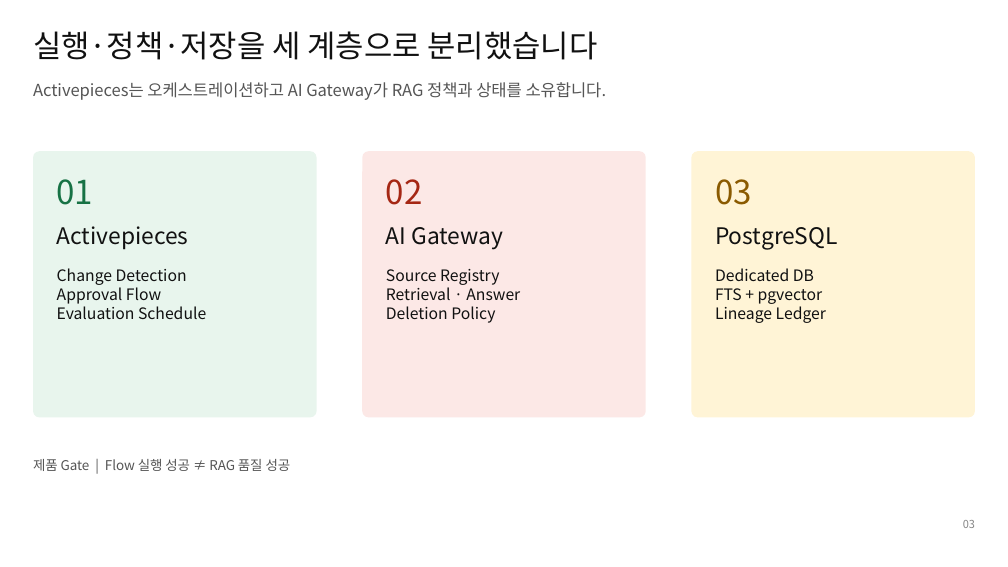
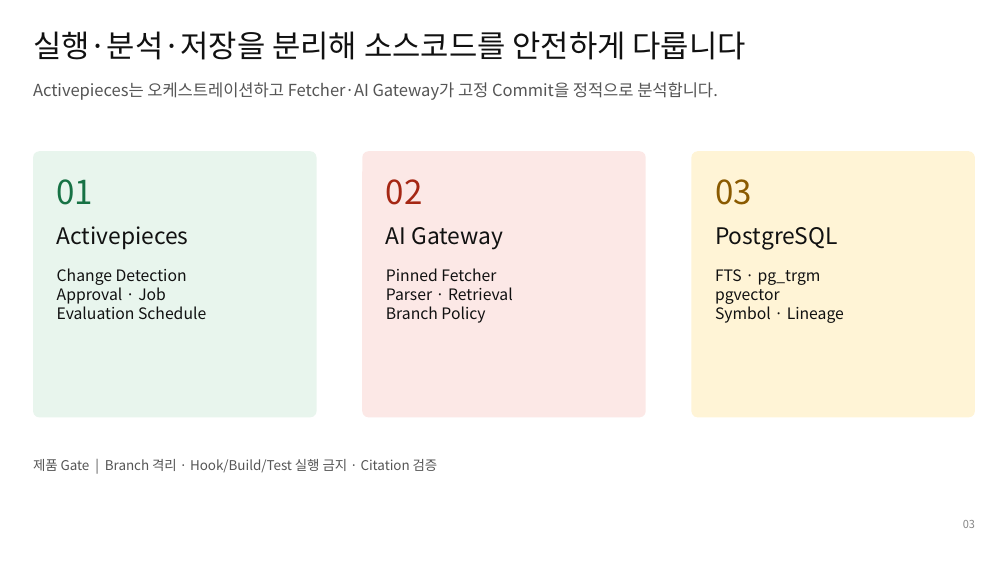
Before and after one commit to ablecloud-team/ablestack-techflow, a slide deck: slide 3 of output/presentation/techflow-rag-poc-design.pptx. Drawn at 1008x567 pixels with LibreOffice and Linux fonts; fonts in the diff are those of the drawing. Boxes give left, top, right and bottom in pixels: in the first picture for what was removed or moved away, otherwise in the second. Text is boxed around its words. In the diff, an @@ line names an element or a change of style, - is before the commit and + after.

Commit message:
Issue #20 ABLESTACK 소스코드 RAG 범위 확장

```diff
--- a/output/presentation/techflow-rag-poc-design.pptx
+++ b/output/presentation/techflow-rag-poc-design.pptx
@@ text at (33,31,746,60): text changed @@
-실행·정책·저장을 세 계층으로 분리했습니다
+실행·분석·저장을 분리해 소스코드를 안전하게 다룹니다
@@ text at (33,82,718,100): text changed @@
-Activepieces는 오케스트레이션하고 AI Gateway가 RAG 정책과 상태를 소유합니다.
+Activepieces는 오케스트레이션하고 Fetcher·AI Gateway가 고정 Commit을 정적으로 분석합니다.
@@ text at (386,268,513,323): text changed @@
-Source Registry
-Retrieval · Answer
-Deletion Policy
+Pinned Fetcher
+Parser · Retrieval
+Branch Policy
@@ text at (715,269,844,323): text changed @@
-Dedicated DB
-FTS + pgvector
-Lineage Ledger
+FTS · pg_trgm
+pgvector
+Symbol · Lineage
@@ text at (57,287,166,304): text changed @@
-Approval Flow
+Approval · Job
@@ text at (33,459,438,472): text changed @@
-제품 Gate | Flow 실행 성공 ≠ RAG 품질 성공
+제품 Gate | Branch 격리 · Hook/Build/Test 실행 금지 · Citation 검증
```
Also in this commit, not shown: 9 other slides changed, 13 other files.
